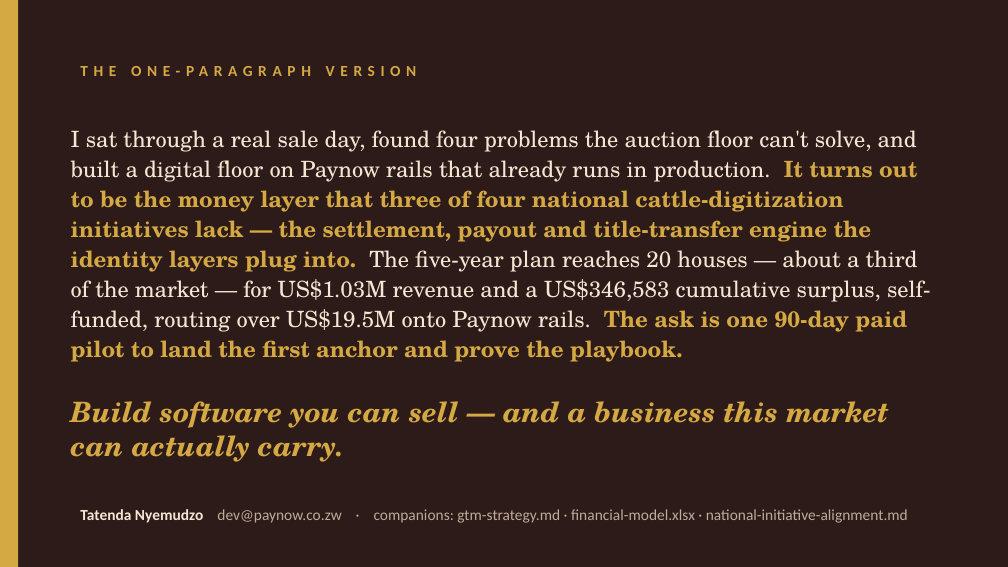
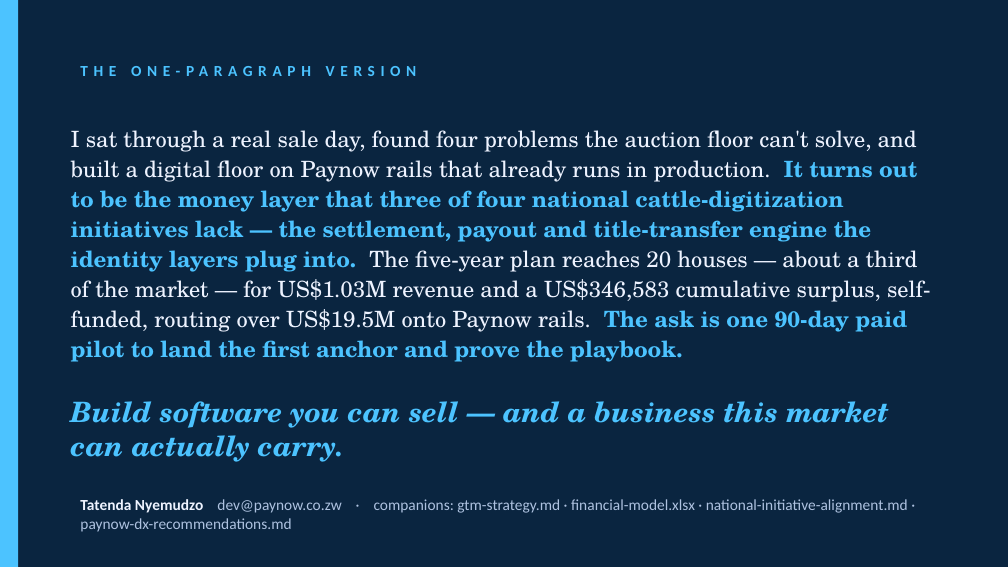
Before and after one commit to muudzo/livestockl, a slide deck: slide 29 of deliverables/internship-return/zimlivestock-final-presentation.pptx (slide 25 before the commit). Drawn at 1008x567 pixels with LibreOffice and Linux fonts; fonts in the diff are those of the drawing. Boxes give left, top, right and bottom in pixels: in the first picture for what was removed or moved away, otherwise in the second. Text is boxed around its words. In the diff, an @@ line names an element or a change of style, - is before the commit and + after.

```diff
--- a/deliverables/internship-return/zimlivestock-final-presentation.pptx
+++ b/deliverables/internship-return/zimlivestock-final-presentation.pptx
@@ background #2D1B1A to #0A2540 @@
@@ rectangle at <box>0,0,18,566</box>: fill #D4A843 to #4CC3FF @@
@@ text "THE ONE-PARAGRAPH VERSION" at <box>80,66,417,76</box>: text colour #D4A843 to #4CC3FF @@
@@ text "I sat through a real ..." at <box>71,130,930,362</box>: text colour #F5E6D3 to #EEF3FF in "I sat through a real sale day, ..."; text colour #D4A843 to #4CC3FF in "It turns out to be the money ..." @@
@@ text "Build software you can sell ..." at <box>71,401,889,462</box>: text colour #D4A843 to #4CC3FF @@
@@ text at <box>80,499,908,532</box>: text changed; text colour #BFAA98 to #AEC2E0 @@
-Tatenda Nyemudzo dev@paynow.co.zw · companions: gtm-strategy.md · financial-model.xlsx · national-initiative-alignment.md
+Tatenda Nyemudzo dev@paynow.co.zw · companions: gtm-strategy.md · financial-model.xlsx · national-initiative-alignment.md · paynow-dx-recommendations.md
```
Also in this commit, not shown: 24 other slides changed, 4 slides added, 1 other file.
